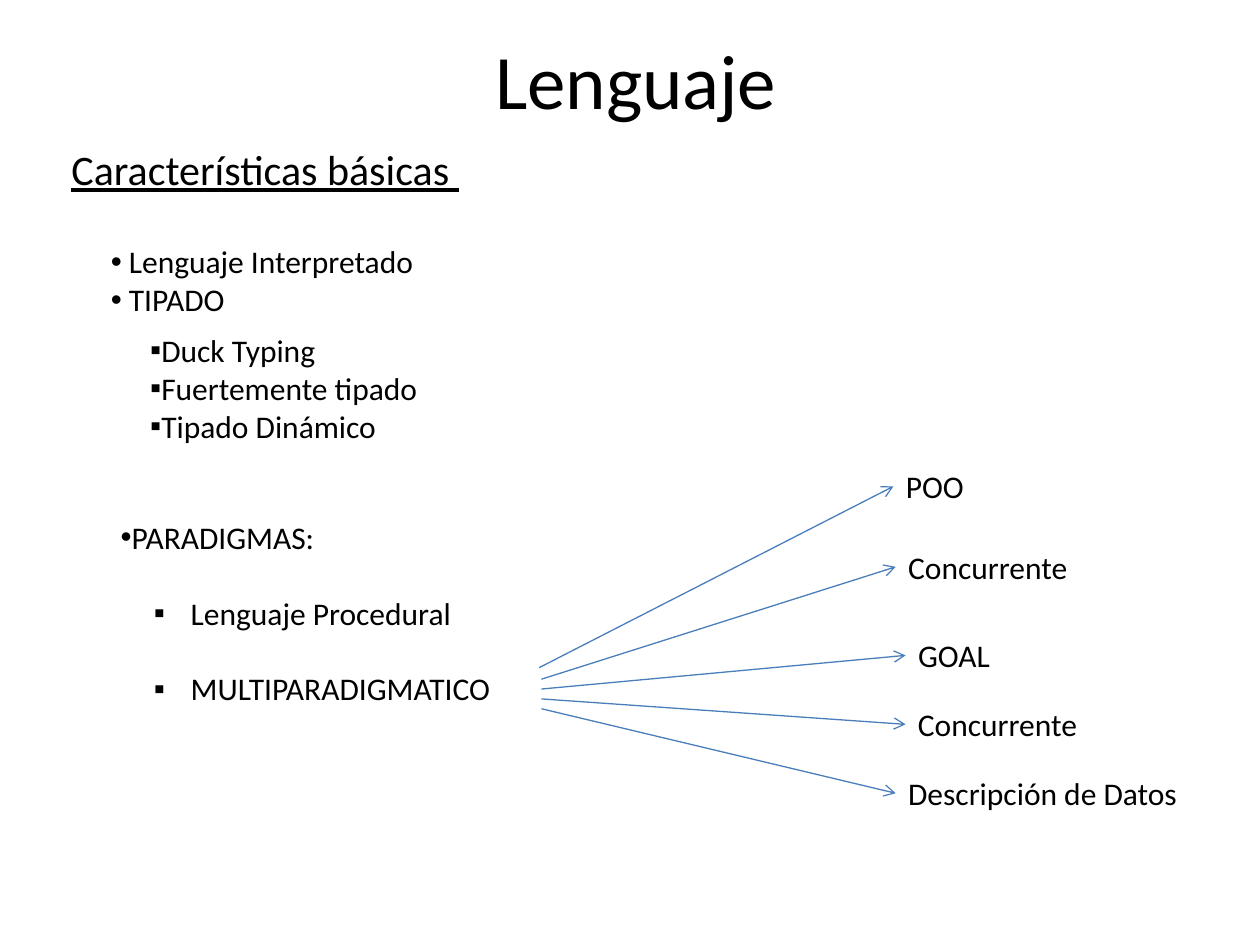
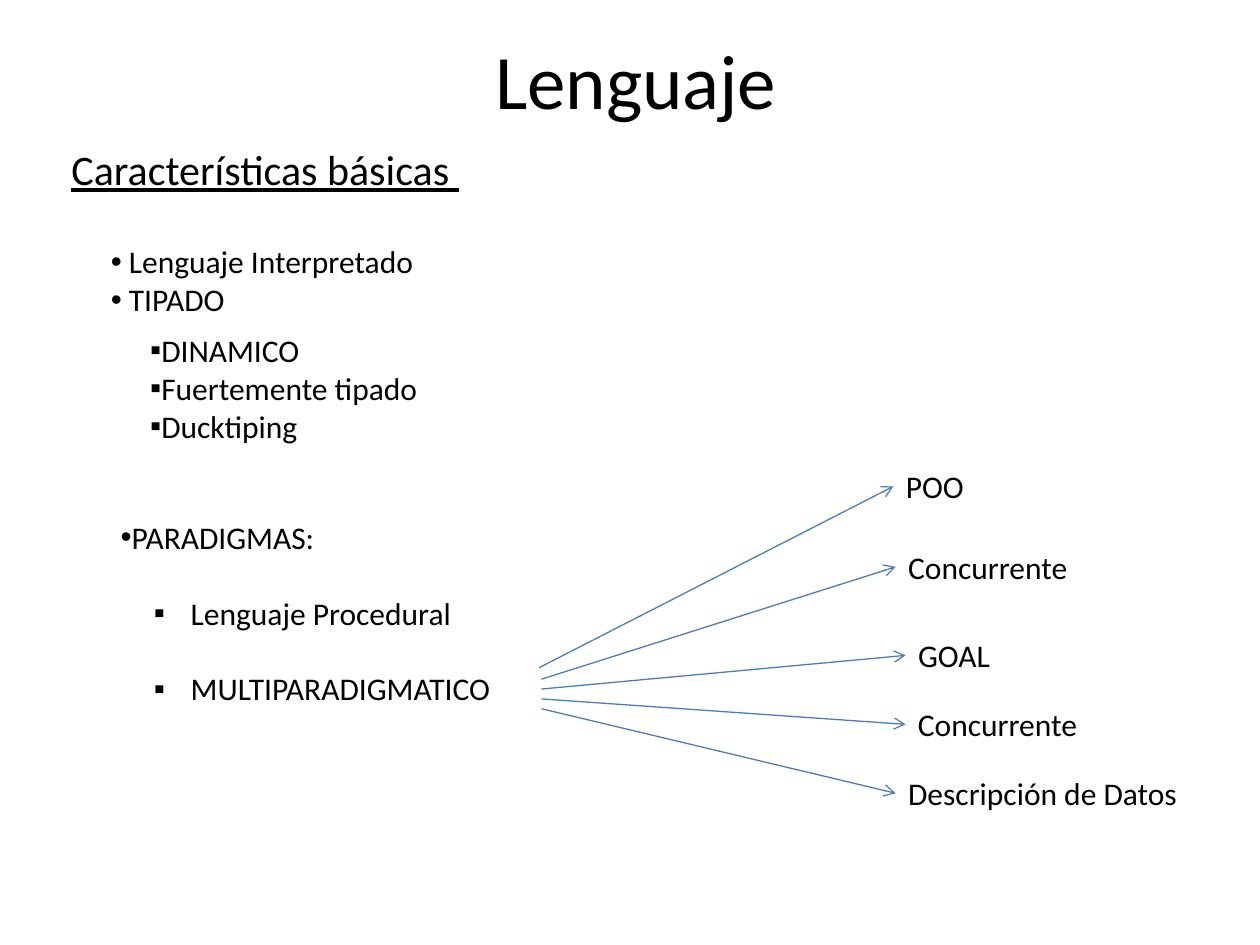
Before and after one commit to Santiago39353535/TDL, a slide deck: slide 4 of LUA.pptx. Drawn at 1260x945 pixels with LibreOffice and Linux fonts; fonts in the diff are those of the drawing; background and template pictures are left out. Boxes give left, top, right and bottom in pixels: in the first picture for what was removed or moved away, otherwise in the second. Text is boxed around its words. In the diff, an @@ line names an element or a change of style, - is before the commit and + after.

```diff
--- a/LUA.pptx
+++ b/LUA.pptx
@@ text at bbox=[161, 341, 299, 363]: text changed @@
-▪ Duck Typing
+▪ DINAMICO
@@ text at bbox=[161, 416, 297, 444]: text changed @@
-▪ Tipado Dinámico
+▪ Ducktiping
```
Also in this commit, not shown: 4 other slides changed, 5 slides added, 3 slides removed.
